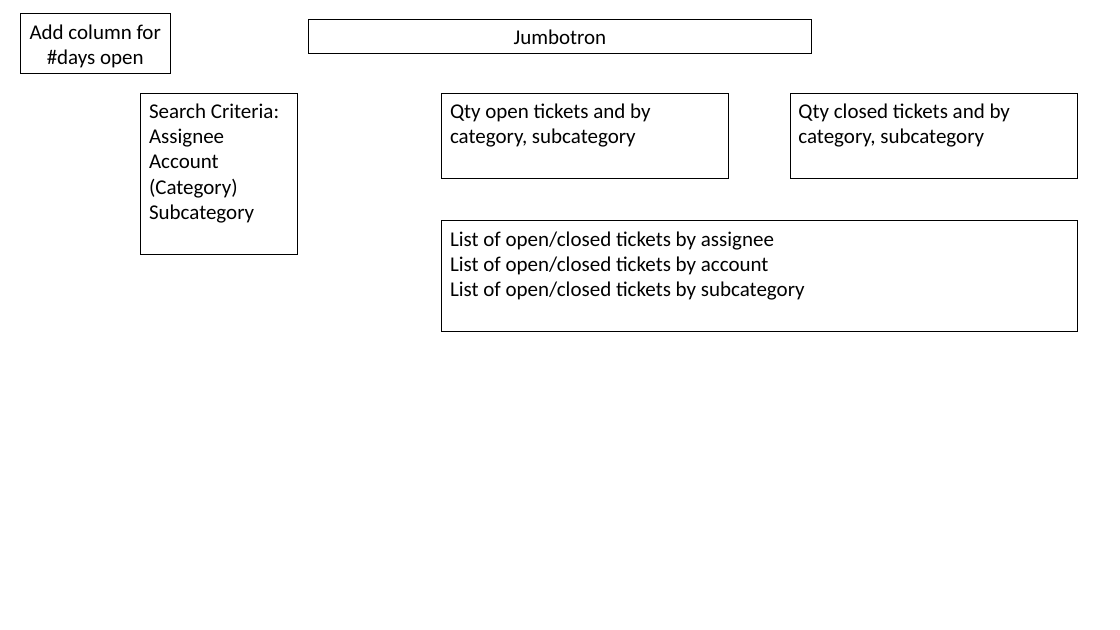
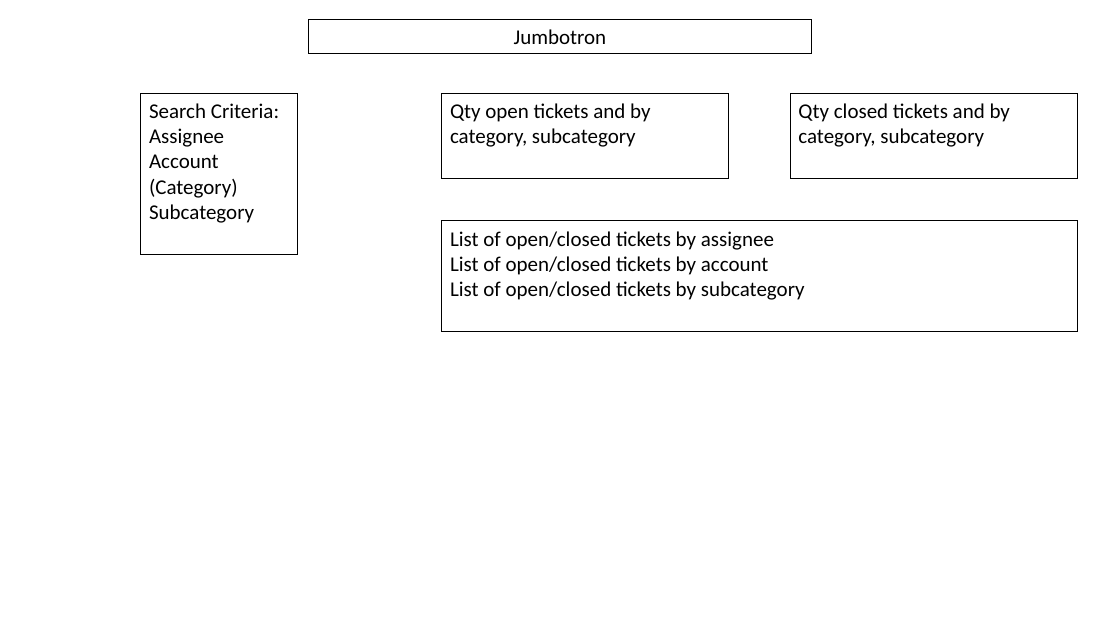
Before and after one commit to mshideler/CyberTickets, a slide deck: slide 1 of Resources/Mockup.pptx. Drawn at 1120x630 pixels with LibreOffice and Linux fonts; fonts in the diff are those of the drawing. Boxes give left, top, right and bottom in pixels: in the first picture for what was removed or moved away, otherwise in the second. Text is boxed around its words. In the diff, an @@ line names an element or a change of style, - is before the commit and + after.

```diff
--- a/Resources/Mockup.pptx
+++ b/Resources/Mockup.pptx
@@ rectangle removed at (x1=20, y1=14, x2=171, y2=74) @@
-Add column for #days open
```
Also in this commit, not shown: 6 other files.
